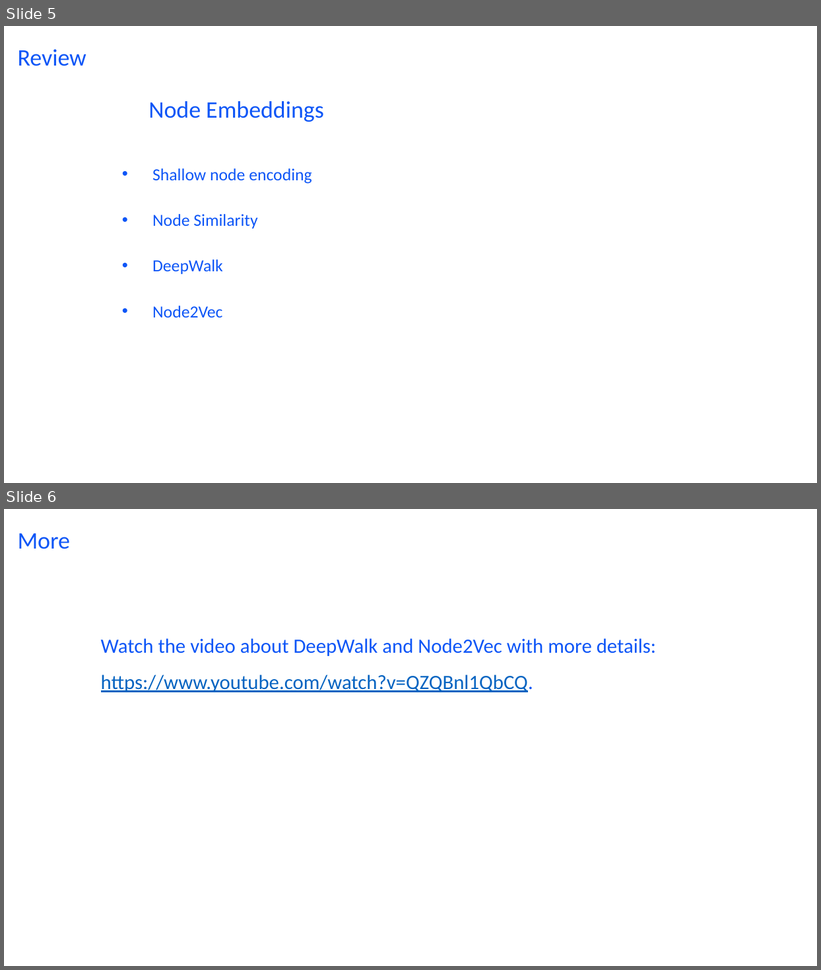
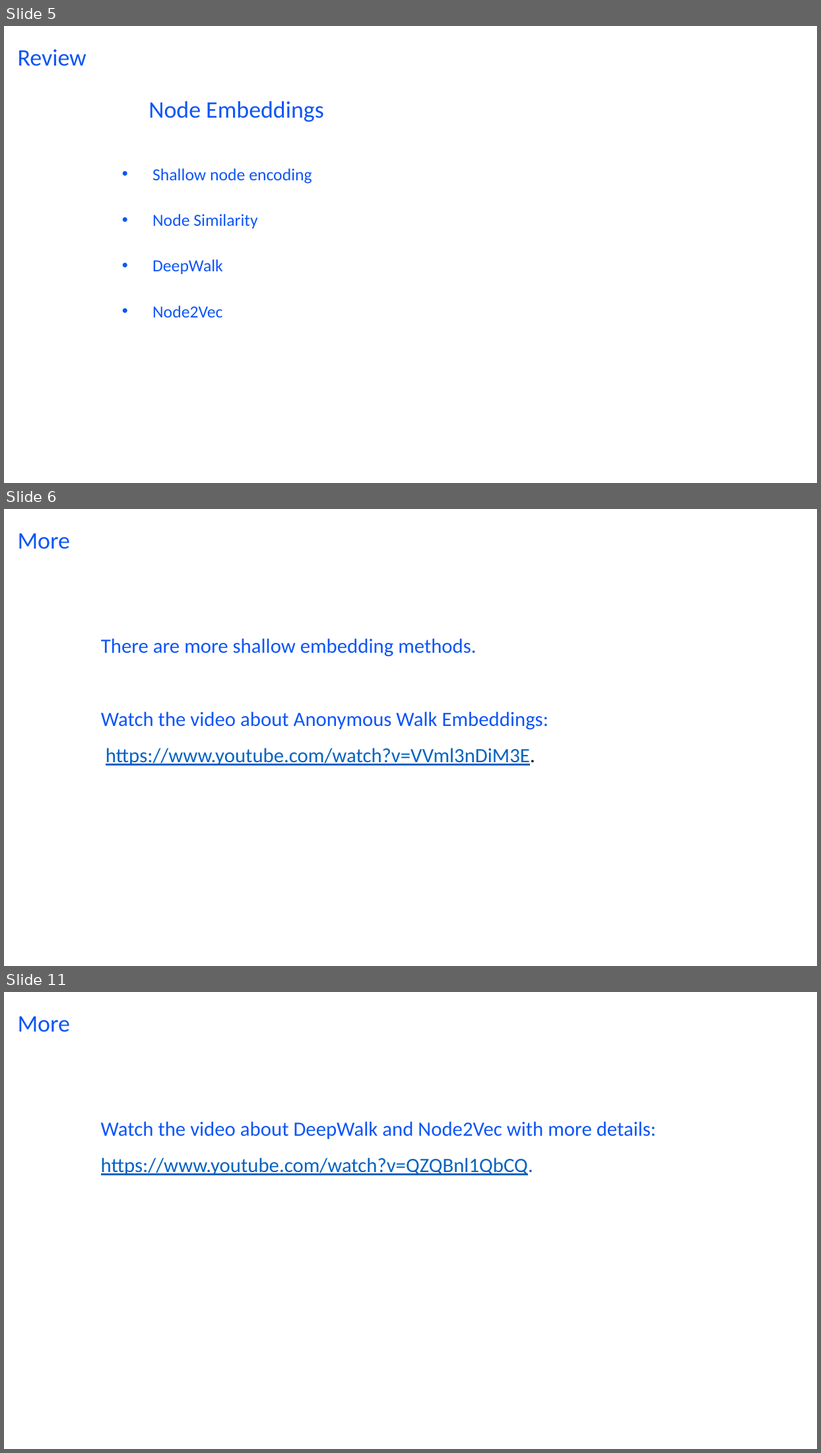
Before and after one commit to wang422003/Complex-Networks_exercise, a slide deck: Slides/Exercise10.pptx. Shown one above the other, each under a label of ours: slides 5 and 6 before the commit, slides 5, 6 and 11 after it; the slides between them are not shown. The pictures are 821x970 and 821x1453 pixels, drawn with LibreOffice and Linux fonts; fonts in the diff are those of the drawing. Boxes give left, top, right and bottom in pixels: in the first picture for what was removed or moved away, otherwise in the second. Text is boxed around its words. In the diff, an @@ line names an element or a change of style, - is before the commit and + after.

```diff
--- a/Slides/Exercise10.pptx
+++ b/Slides/Exercise10.pptx
@@ slide 6 added at [4, 509, 817, 966], background #FFFFFF @@
@@ title added at [18, 533, 70, 549], 28 pt, text #0D55F7 @@
+More
@@ text added at [101, 638, 548, 766], 24 pt, text #0D55F7 @@
+There are more shallow embedding methods.
+Watch the video about Anonymous Walk Embeddings:
+https://www.youtube.com/watch?v=VVml3nDiM3E.
@@ what was slide 6 is now slide 11 @@
```
Also in this commit, not shown: 1 slide changed, 4 other slides added, 1 other file.
